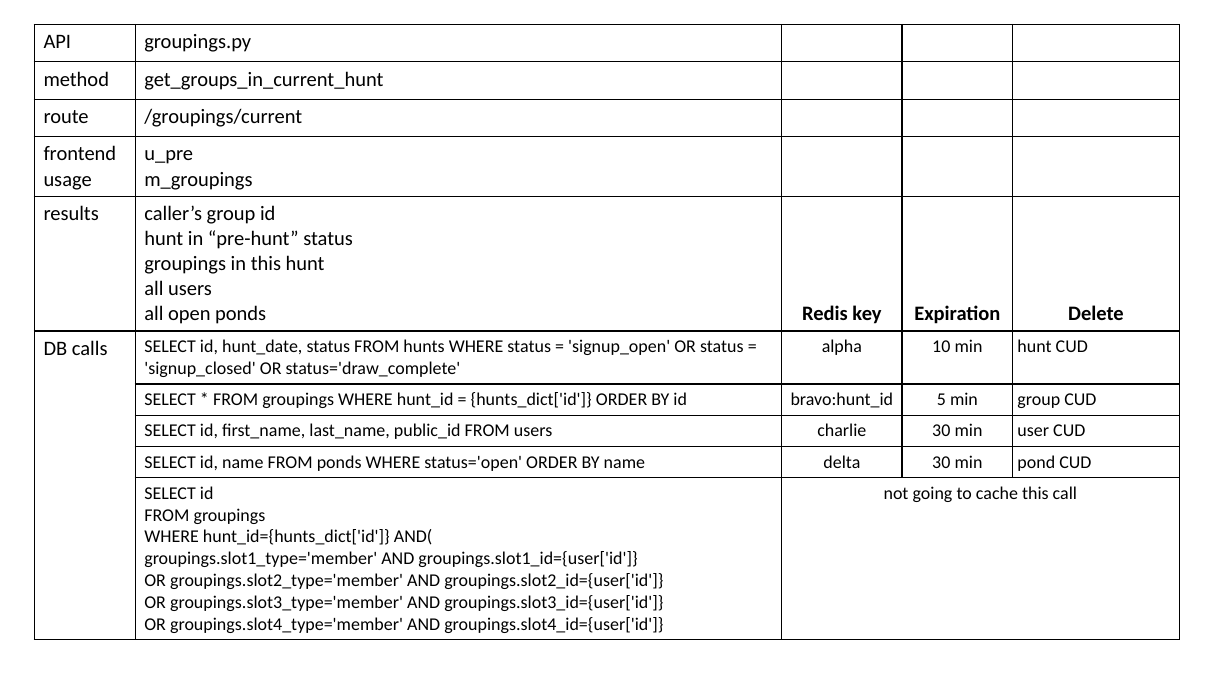
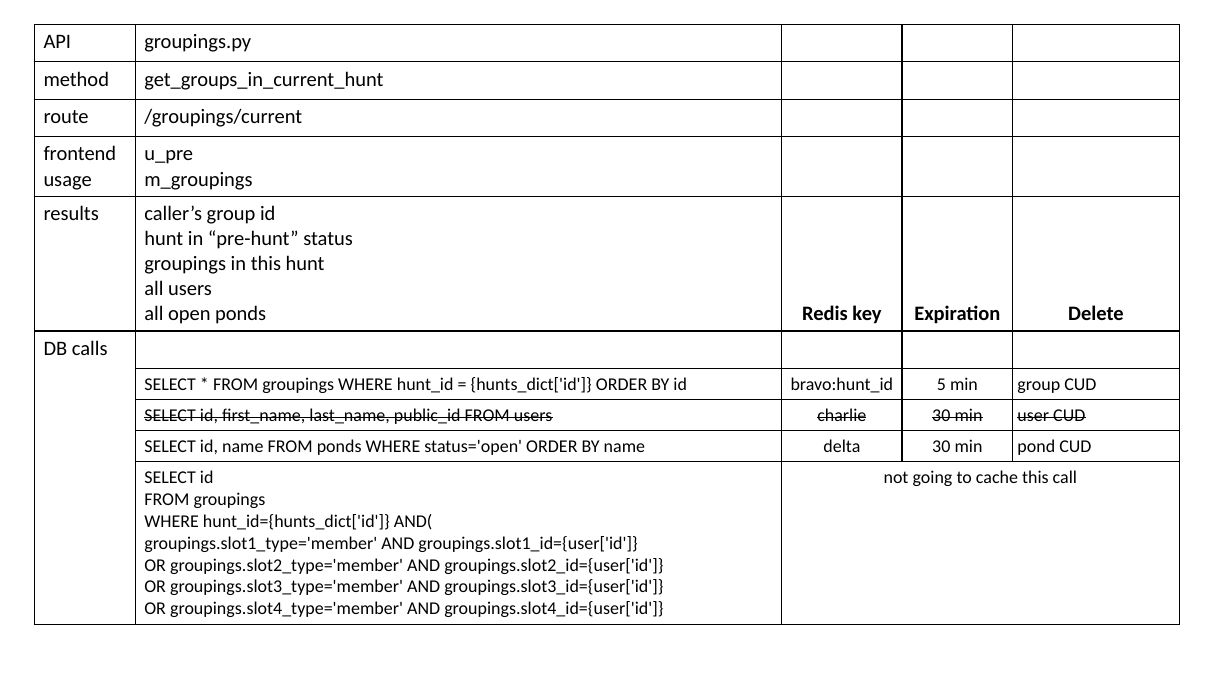
Before and after one commit to tc334/duck-club-app, a slide deck: slide 2 of docs/Redis.pptx. Drawn at 1232x693 pixels with LibreOffice and Linux fonts; fonts in the diff are those of the drawing. Boxes give left, top, right and bottom in pixels: in the first picture for what was removed or moved away, otherwise in the second. Text is boxed around its words. In the diff, an @@ line names an element or a change of style, - is before the commit and + after.

```diff
--- a/docs/Redis.pptx
+++ b/docs/Redis.pptx
@@ table at (34,24,1179,621) @@
-row 6: DB calls | SELECT id, hunt_date, status FROM hunts WHERE status = 'signup_open' OR status = 'signup_closed' OR status='draw_complete' | alpha | 10 min | hunt CUD
+row 6: DB calls |  |  |  | 
@@ strikethrough on in "SELECT id, first_name, last_name, public_id FROM users", "charlie", "30 min", "user CUD" @@
```
Also in this commit, not shown: 5 other slides changed, 1 slide added, 38 other files.
